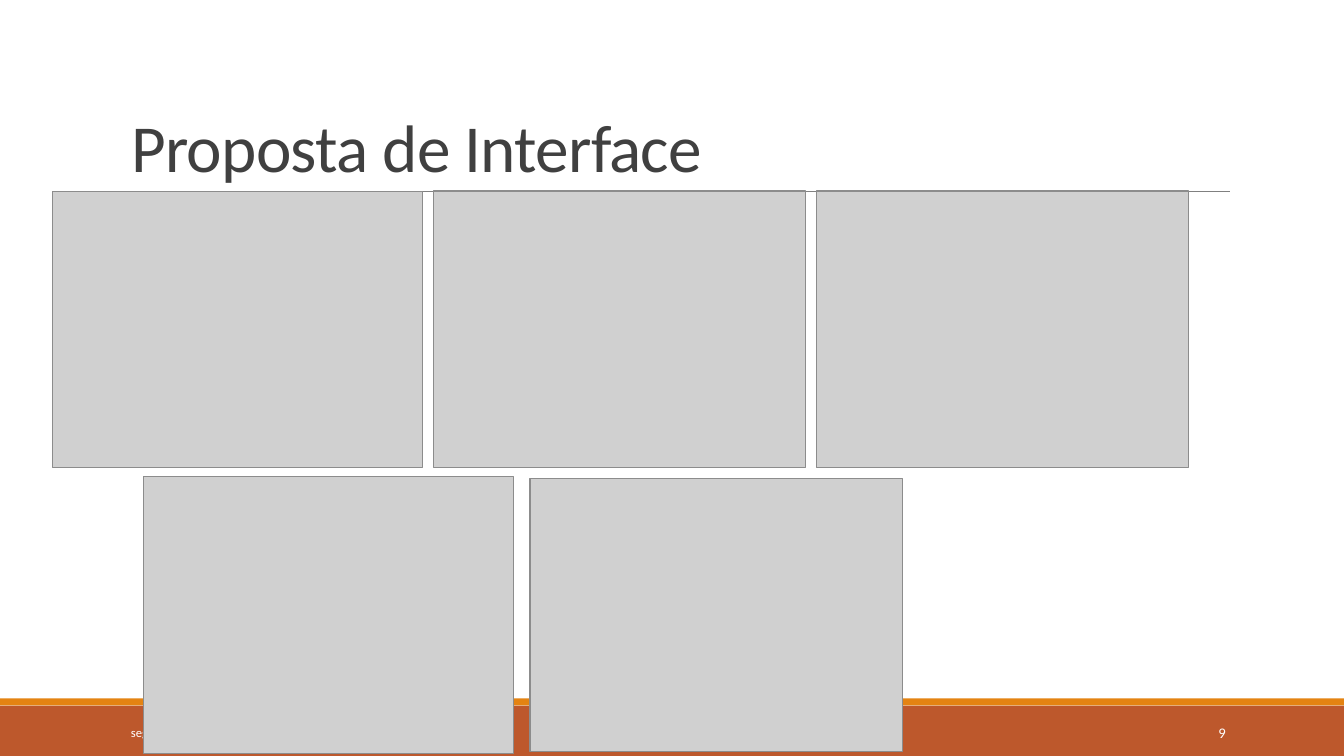
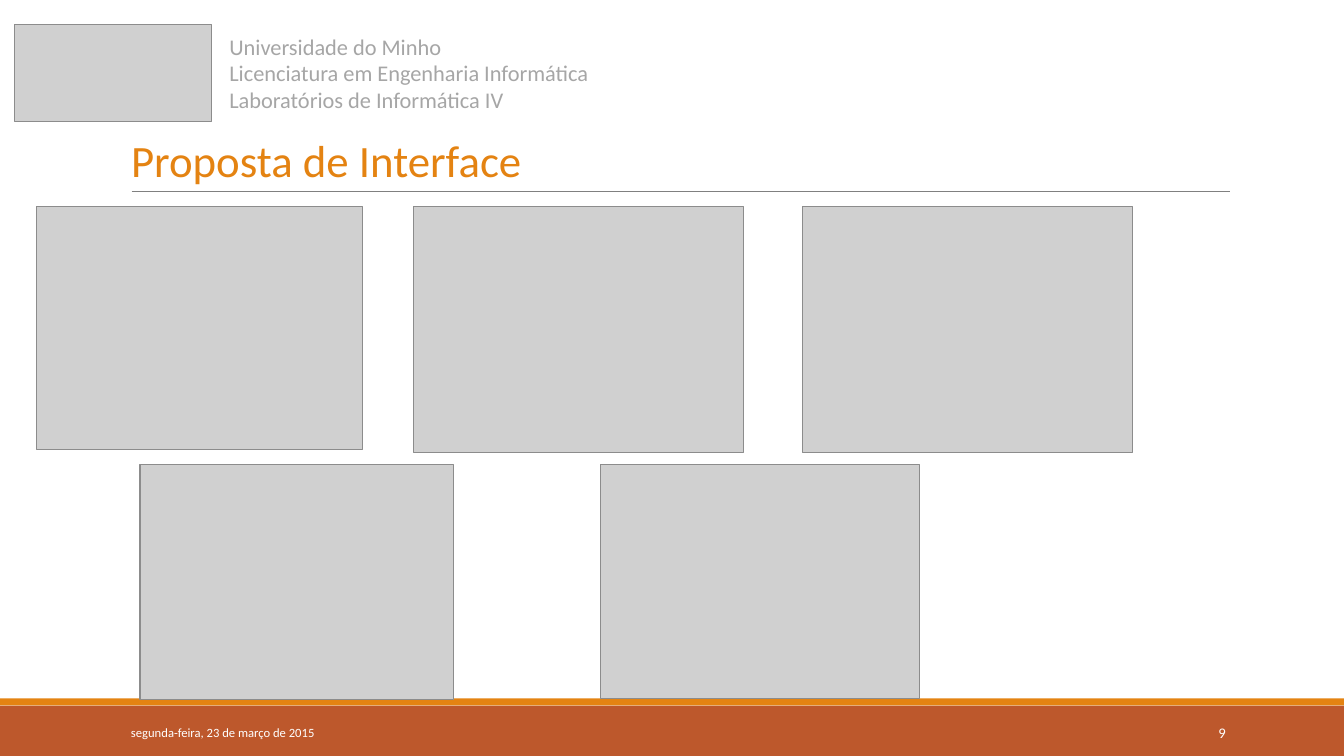
Before and after one commit to 7patricia/Aprende-com-os-Minions, a slide deck: slide 9 of 1ªFase/LI4-Grupo6-Fase1.pptx. Drawn at 1344x756 pixels with LibreOffice and Linux fonts; fonts in the diff are those of the drawing; grey boxes stand for pictures. Boxes give left, top, right and bottom in pixels: in the first picture for what was removed or moved away, otherwise in the second. Text is boxed around its words. In the diff, an @@ line names an element or a change of style, - is before the commit and + after.

```diff
--- a/1ªFase/LI4-Grupo6-Fase1.pptx
+++ b/1ªFase/LI4-Grupo6-Fase1.pptx
@@ picture added at [14,24,211,122] @@
@@ title "Proposta de Interface" at [131,146,521,185]: size 48 to 32 pt, text colour #404040 to #E48312, letter spacing -0.5 to 0 pt @@
@@ text added at [229,39,588,108], 16 pt, text #A6A6A6 @@
+Universidade do Minho
+Licenciatura em Engenharia Informática
+Laboratórios de Informática IV
@@ picture: place and size @@
-picture at [52,192,421,468]
+picture at [37,207,363,451]
@@ picture: place and size @@
-picture at [434,192,805,468]
+picture at [413,207,744,453]
@@ picture: place and size @@
-picture at [817,192,1188,468]
+picture at [803,207,1133,453]
@@ picture: place and size @@
-picture at [144,477,513,753]
+picture at [140,465,454,700]
@@ picture: place and size @@
-picture at [530,478,902,751]
+picture at [601,465,920,699]
```
Also in this commit, not shown: 9 other slides changed, 1 other file.
